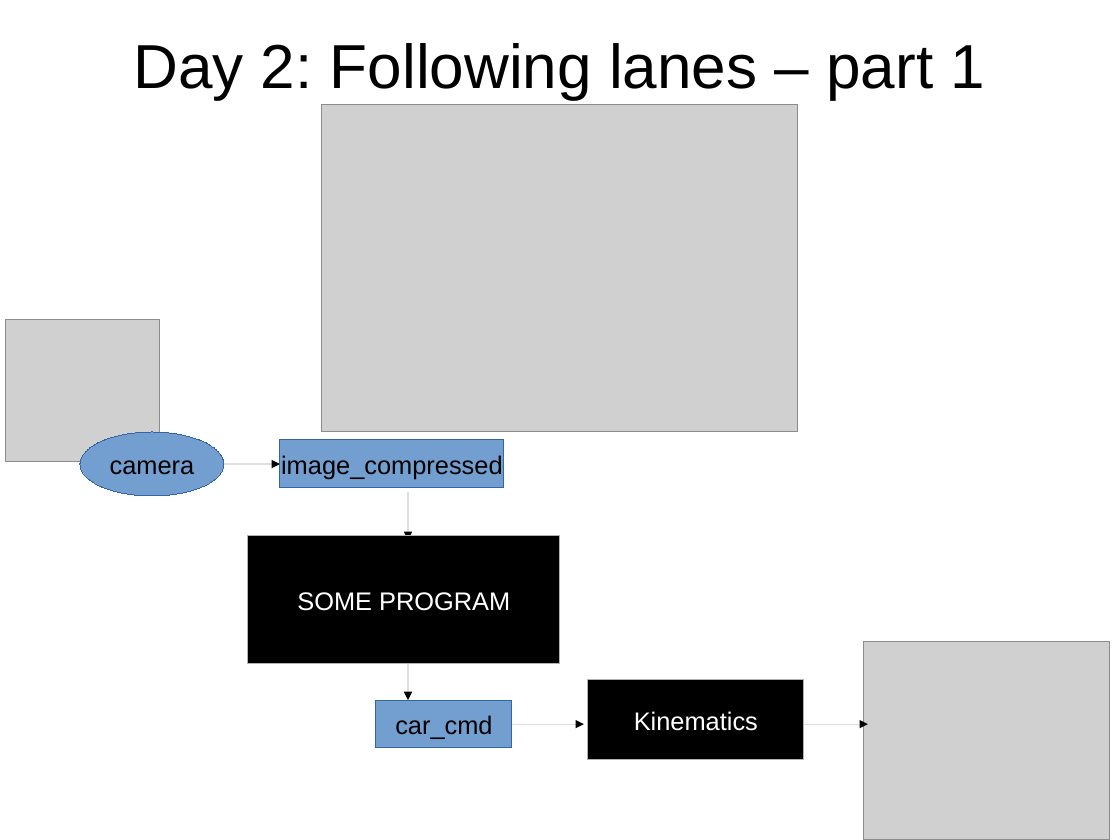
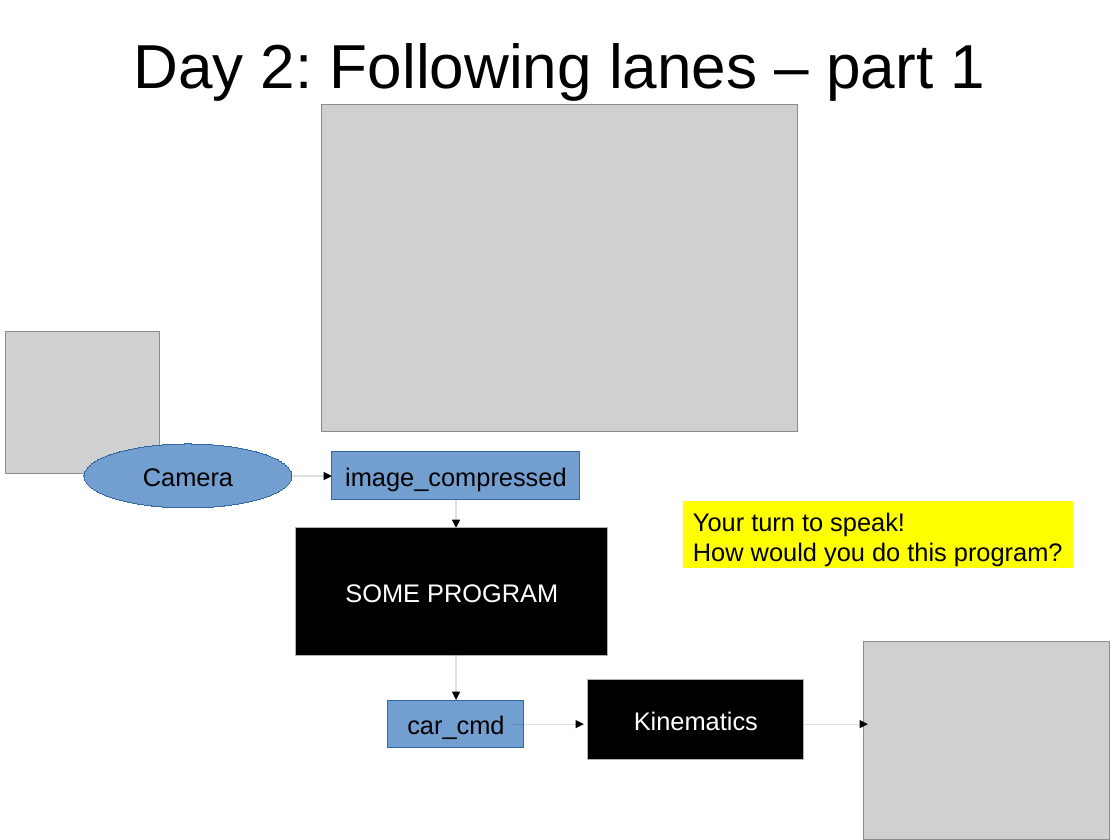
Before and after one commit to maivincent/MISE_presentations, a slide deck: slide 2 of step2_lane_control.odp. Drawn at 1120x840 pixels with LibreOffice and Linux fonts; fonts in the diff are those of the drawing; grey boxes stand for pictures. Boxes give left, top, right and bottom in pixels: in the first picture for what was removed or moved away, otherwise in the second. Text is boxed around its words. In the diff, an @@ line names an element or a change of style, - is before the commit and + after.

```diff
--- a/step2_lane_control.odp
+++ b/step2_lane_control.odp
@@ picture moved from (x1=5, y1=320, x2=160, y2=462) to (x1=5, y1=332, x2=160, y2=475) @@
@@ ellipse "Camera" resized from (x1=80, y1=432, x2=225, y2=496) to (x1=84, y1=444, x2=293, y2=508) @@
@@ text in ellipse at (x1=143, y1=468, x2=233, y2=487): text changed @@
-camera
+Camera
@@ arrow added from (292, 477) to (332, 477), #000000 0 pt @@
@@ rectangle "image_compressed" resized from (x1=281, y1=440, x2=504, y2=488) to (x1=332, y1=452, x2=580, y2=500) @@
@@ arrow moved from (409, 492) - (409, 540) to (456, 492) - (456, 528) @@
@@ rectangle added at (x1=683, y1=501, x2=1073, y2=568), fill #FFFF00, 18 pt, text #000000 @@
+Your turn to speak!
+How would you do this program?
@@ rectangle "SOME PROGRAM" moved from (x1=248, y1=537, x2=560, y2=665) to (x1=296, y1=528, x2=608, y2=657) @@
@@ arrow moved from (409, 665) - (409, 700) to (456, 616) - (456, 700) @@
@@ rectangle "car_cmd" moved from (x1=376, y1=700, x2=512, y2=748) to (x1=388, y1=700, x2=524, y2=748) @@
```
Also in this commit, not shown: 2 other slides changed.
